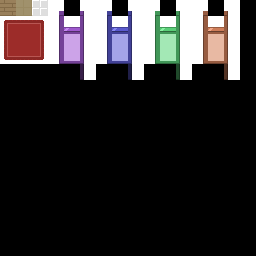
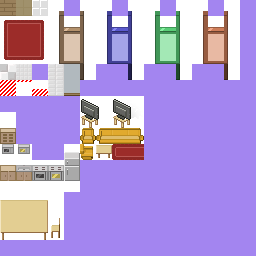
Layered file, before and after one edit (256×256). Changes by layer:
added layer "Layer 24 copy 2" above "Layer 19" over [32, 89, 48, 96]
added layer "Layer 19" above "Layer 23" over [64, 64, 80, 96]
added layer "Layer 23" above "Layer 21" over [0, 200, 60, 240]
added layer "Layer 21" above "Layer 20" over [16, 64, 32, 80]
added layer "Layer 20" above "Layer 18" over [48, 64, 64, 96]
added layer "Layer 18" above "Layer 17" over [0, 64, 16, 80]
added layer "Layer 17" above "Layer 5 copy 3" over [59, 11, 84, 80]
added layer "Layer 32 copy" above "Layer 32" over [112, 144, 128, 160]
added layer "Layer 32" above "Layer 4" over [128, 144, 144, 160]
added layer "Layer 16" above "Layer 13" over [64, 152, 80, 181]
added layer "Layer 13" above "Layer 12" over [0, 128, 16, 144]
added layer "Layer 12" above "Layer 10" over [2, 144, 30, 154]
added layer "Layer 10" above "Layer 8" over [32, 165, 64, 181]
added layer "Layer 8" above "Layer 2 copy" over [0, 165, 32, 181]
added layer "Layer 31" above "Layer 30" over [96, 145, 112, 158]
added layer "Layer 30" above "Layer 29" over [80, 144, 93, 160]
added layer "Layer 29" above "Layer 28" over [96, 128, 144, 144]
added layer "Layer 28" above "Layer 27" over [96, 128, 144, 144]
added layer "Layer 27" above "Layer 26" over [80, 128, 96, 144]
added layer "Layer 26" above "Layer 25" over [81, 99, 99, 128]
added layer "Layer 25" above "Layer 24 copy" over [112, 97, 143, 128]
added layer "Layer 24 copy" above "Layer 24" over [14, 80, 32, 96]
added layer "Layer 24" above "Layer 6" over [0, 80, 16, 96]
painted on "Layer 6" over [0, 0, 256, 256]
